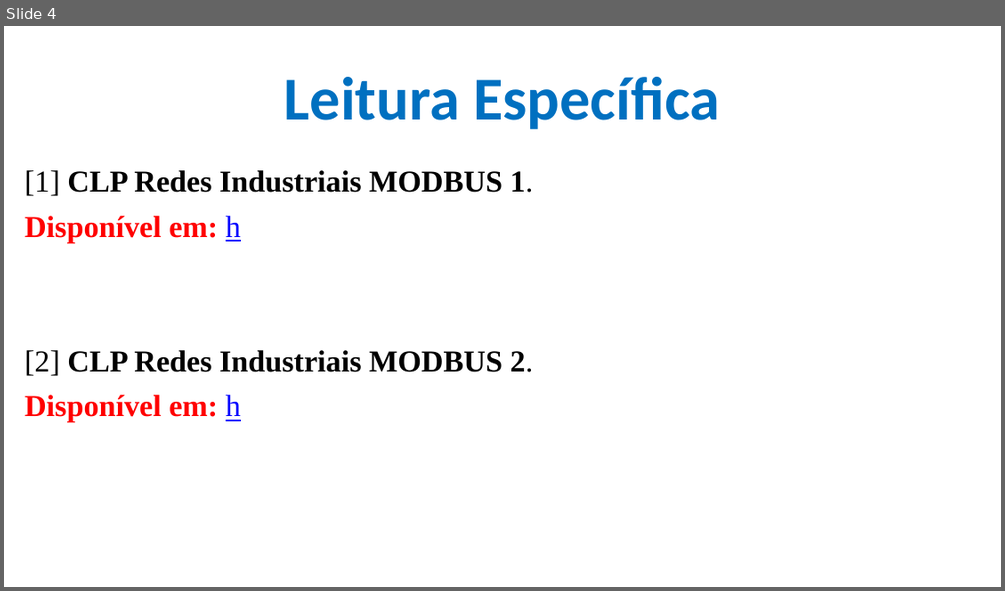
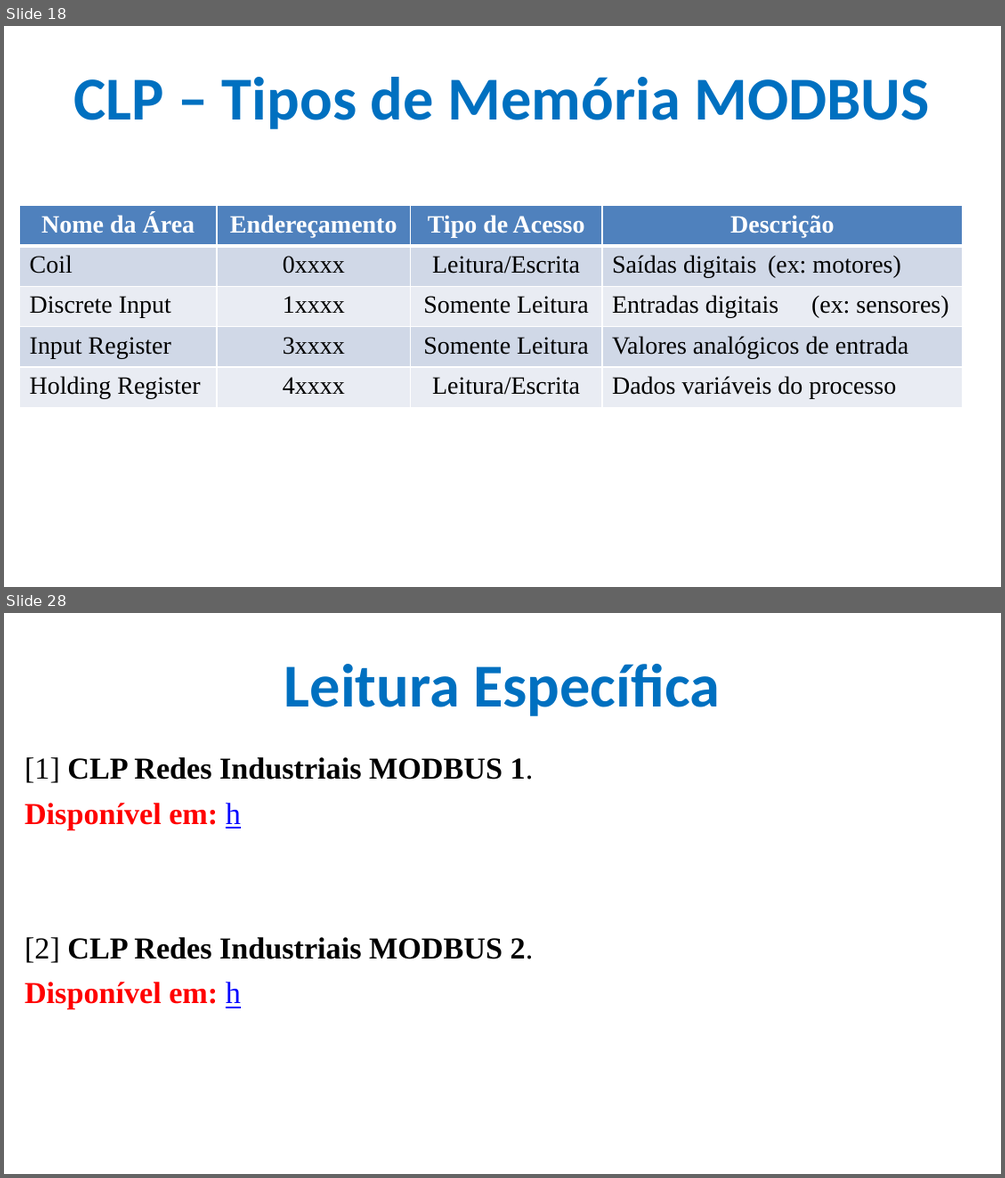
Before and after one commit to CloudEducationBrazil/WydenUniRuyControladoresLogicosProgCLP, a slide deck: 01 Classes/Aula6 - CLP - Redes Industriais MODBUS.pptx. Shown one above the other, each under a label of ours: slide 4 before the commit, slides 18 and 28 after it; the slides between them are not shown. The pictures are 1005x591 and 1005x1178 pixels, drawn with LibreOffice and Linux fonts; fonts in the diff are those of the drawing; background and template pictures are left out. Boxes give left, top, right and bottom in pixels: in the first picture for what was removed or moved away, otherwise in the second. Text is boxed around its words. In the diff, an @@ line names an element or a change of style, - is before the commit and + after.

```diff
--- a/01 Classes/Aula6 - CLP - Redes Industriais MODBUS.pptx
+++ b/01 Classes/Aula6 - CLP - Redes Industriais MODBUS.pptx
@@ slide 18 added at box(4, 26, 1001, 587), background picture (left out) @@
@@ title added at box(73, 77, 929, 129), 44 pt, text #0070C0, bold @@
+CLP – Tipos de Memória MODBUS
@@ table added at box(20, 206, 963, 408), 5 rows, 4 columns @@
+Nome da Área | Endereçamento | Tipo de Acesso | Descrição
+Coil | 0xxxx | Leitura/Escrita | Saídas digitais (ex: motores)
+Discrete Input | 1xxxx | Somente Leitura | Entradas digitais (ex: sensores)
+Input Register | 3xxxx | Somente Leitura | Valores analógicos de entrada
+Holding Register | 4xxxx | Leitura/Escrita | Dados variáveis do processo
@@ what was slide 4 is now slide 28 @@
```
Also in this commit, not shown: 2 slides changed, 23 other slides added.
